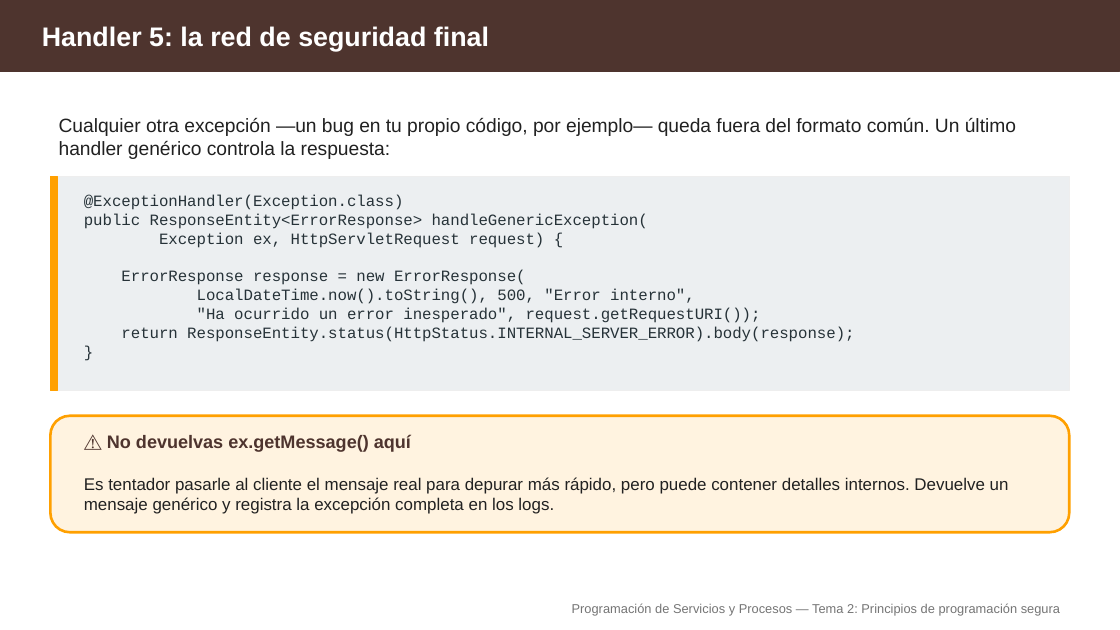
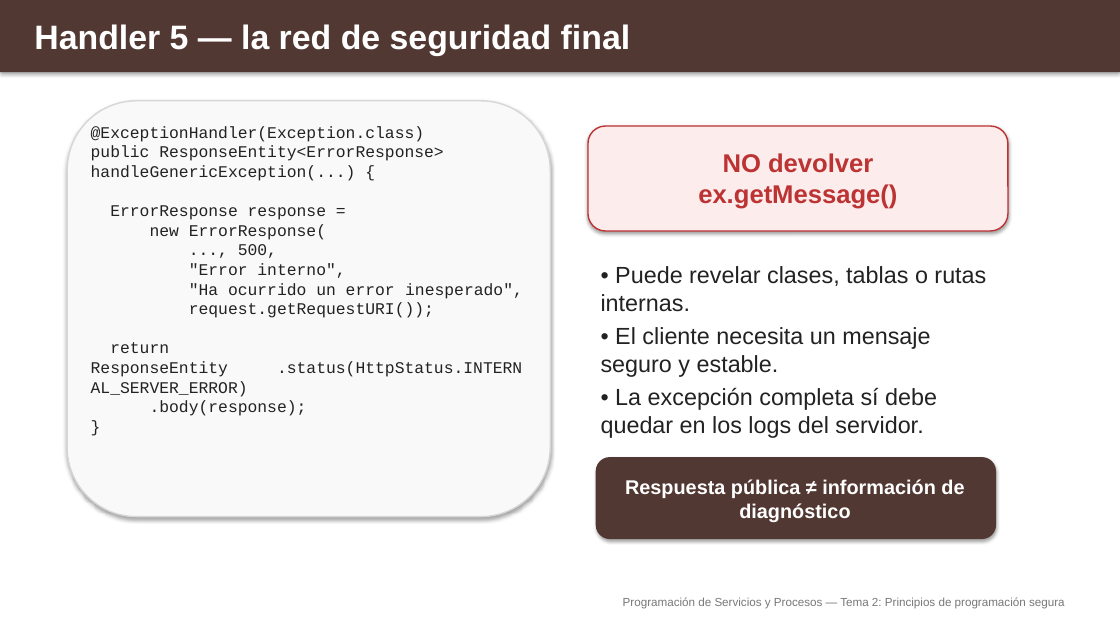
Before and after one commit to aitorventura/programacion-servicios-procesos, a slide deck: slide 10 of docs/tema2/diapositivas/principios-programacion-segura.pptx (slide 25 before the commit). Drawn at 1120x630 pixels with LibreOffice and Linux fonts; fonts in the diff are those of the drawing. Boxes give left, top, right and bottom in pixels: in the first picture for what was removed or moved away, otherwise in the second. Text is boxed around its words. In the diff, an @@ line names an element or a change of style, - is before the commit and + after.

Commit message:
primeras sesiones de tema 2

```diff
--- a/docs/tema2/diapositivas/principios-programacion-segura.pptx
+++ b/docs/tema2/diapositivas/principios-programacion-segura.pptx
@@ rectangle at bbox=[0, 0, 1120, 72]: fill #4E342E to #523832; outline #4E342E 1 pt to none; shadow on @@
@@ text "Handler 5 — la red ..." at bbox=[34, 24, 631, 56]: vertical alignment middle to top @@
@@ text at bbox=[34, 24, 631, 56]: text changed; size 23 to 29 pt @@
-Handler 5: la red de seguridad final
+Handler 5 — la red de seguridad final
@@ text removed at bbox=[59, 118, 1016, 159] @@
-Cualquier otra excepción —un bug en tu propio código, por ejemplo— queda fuera del formato común. Un último handler genérico controla la respuesta:
@@ rounded rectangle added at bbox=[67, 101, 550, 517], fill #F9F9F9, outline #D7D7D7 1.2 pt @@
@@ text at bbox=[91, 126, 523, 416]: text changed; size 13.5 to 14 pt; text colour #263238 to #222222 @@
-@ExceptionHandler(Exception.class)
-public ResponseEntity<ErrorResponse> handleGenericException(
-Exception ex, HttpServletRequest request) {
-ErrorResponse response = new ErrorResponse(
-LocalDateTime.now().toString(), 500, "Error interno",
-"Ha ocurrido un error inesperado", request.getRequestURI());
-return ResponseEntity.status(HttpStatus.INTERNAL_SERVER_ERROR).body(response);
-}
+@ExceptionHandler(Exception.class)
+public ResponseEntity<ErrorResponse>
+handleGenericException(...) {
+ErrorResponse response =
+new ErrorResponse(
+..., 500,
+"Error interno",
+"Ha ocurrido un error inesperado",
+request.getRequestURI());
+return ResponseEntity .status(HttpStatus.INTERNAL_SERVER_ERROR)
+.body(response);
+}
@@ rounded rectangle added at bbox=[588, 126, 1008, 231], fill #FDECEC, outline #BC3333 1.2 pt @@
@@ rectangle removed at bbox=[50, 176, 1070, 391] @@
@@ rectangle removed at bbox=[50, 176, 57, 391] @@
@@ text added at bbox=[698, 153, 897, 209], 22 pt, text #BC3333, bold @@
+NO devolver ex.getMessage()
@@ text added at bbox=[601, 266, 986, 438], 20 pt, text #222222 @@
+• Puede revelar clases, tablas o rutas internas.
+• El cliente necesita un mensaje seguro y estable.
+• La excepción completa sí debe quedar en los logs del servidor.
@@ rounded rectangle removed at bbox=[50, 416, 1070, 533] @@
@@ text removed at bbox=[84, 434, 1009, 514] @@
-⚠ No devuelvas ex.getMessage() aquí
-Es tentador pasarle al cliente el mensaje real para depurar más rápido, pero puede contener detalles internos. Devuelve un mensaje genérico y registra la excepción completa en los logs.
@@ rounded rectangle added at bbox=[597, 458, 996, 539], fill #523832, outline #523832 1.2 pt @@
@@ text added at bbox=[625, 479, 964, 522], 17 pt, text #FFFFFF, bold @@
+Respuesta pública ≠ información de diagnóstico
@@ text "Programación de Servicios y Procesos ..." at bbox=[623, 597, 1065, 609]: size 11 to 10 pt, text colour #757575 to #787878; vertical alignment middle to top @@
```
Also in this commit, not shown: 4 other slides changed, 8 slides added, 24 slides removed, 17 other files.
